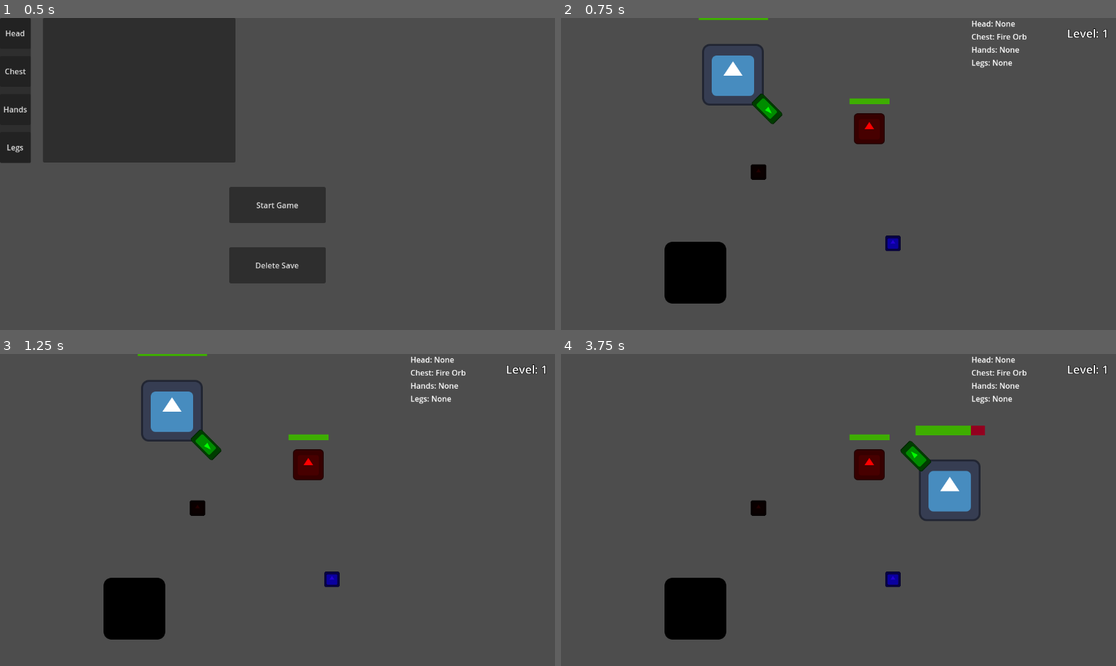
Above: before the commit, frames 1-4 (two rows, left to right).
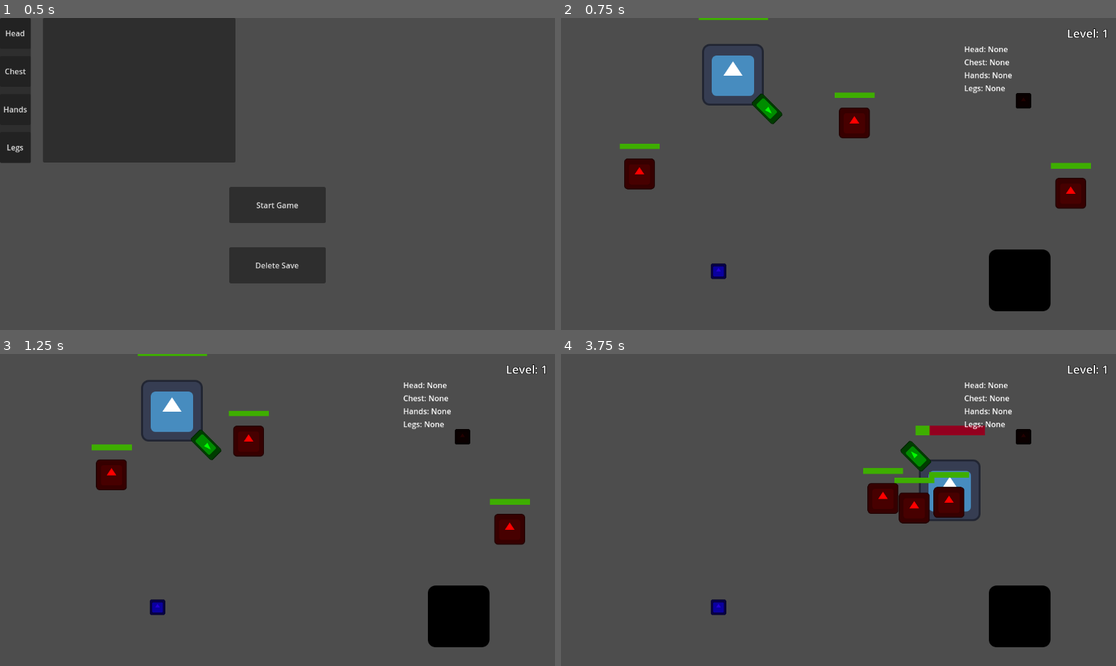
Above: after the commit, the same moments.

Repository: TRushton95/Aberration
Game: Godot game, scene res://app.tscn
Two runs of this game, one before a commit and one after it. Both use one fixed random seed, a clock stepped at 60 frames per second and the inputs below. The engine's default icon, where the game draws it, is replaced by a stand-in: a white triangle on a blue panel in a dark square.
Inputs:
- Up to frame 1 (0.5 s): no input
- Up to frame 2 (0.75 s): click "Start Game" at 0.5 s
- Up to frame 3 (1.25 s): no input
- Up to frame 4 (3.75 s): tap Enter (attack) at 1.25, 1.35, 2.1, 2.85, 3.6 s; hold D (move_right) 1.28-2.03 s; hold S (move_down) 2.03-2.78 s; hold D (move_right) 2.78-3.53 s; hold W (move_up) from 3.53 s (still down)

Frame 1 is identical in both runs. In frame 2, 7.7% of the frame differs, in the area x 10-96%, y 0-94%; in frame 3, 8.1%; in frame 4, 8.2%, in the area x 18-89%, y 0-94%.

Commit message:
Add enemy chasing

Diff:
--- a/src/game/entities/enemy/enemy.gd
+++ b/src/game/entities/enemy/enemy.gd
@@ -1,11 +1,19 @@
 extends Entity
 class_name Enemy
+
+const MOVE_SPEED : float = 200.0
 
 @export var _damage : int = 20
 
 @onready var _attack_cooldown_timer : Timer = $AttackCooldownTimer
 
 var _colliding_player : Player
+var _target : Player
+
+
+func _on_aggro_area_body_entered(body: Node2D) -> void:
+	if body is Player:
+		_target = body
 
 
 func _on_attack_cooldown_timer_timeout() -> void:
@@ -31,3 +39,12 @@
 
 func _on_health_vital_empty() -> void:
 	queue_free()
+
+
+func _process(delta: float) -> void:
+	if _target == null:
+		return
+
+	var direction : Vector2 = position.direction_to(_target.position)
+	velocity = direction * MOVE_SPEED
+	move_and_slide()
--- a/src/game/entities/enemy/enemy.tscn
+++ b/src/game/entities/enemy/enemy.tscn
@@ -10,6 +10,9 @@
 
 [sub_resource type="RectangleShape2D" id="RectangleShape2D_3hb6s"]
 size = Vector2(54, 54)
+
+[sub_resource type="CircleShape2D" id="CircleShape2D_mxnxk"]
+radius = 529.0
 
 [node name="Enemy" type="CharacterBody2D" node_paths=PackedStringArray("_health_vital", "_health_bar")]
 collision_layer = 4
@@ -45,7 +48,14 @@
 offset_bottom = -43.0
 scale = Vector2(0.577, 0.577)
 
+[node name="AggroArea" type="Area2D" parent="."]
+collision_layer = 0
+
+[node name="CollisionShape2D" type="CollisionShape2D" parent="AggroArea"]
+shape = SubResource("CircleShape2D_mxnxk")
+
 [connection signal="empty" from="HealthVital" to="." method="_on_health_vital_empty"]
 [connection signal="body_entered" from="Hurtbox" to="." method="_on_hurtbox_body_entered"]
 [connection signal="body_exited" from="Hurtbox" to="." method="_on_hurtbox_body_exited"]
 [connection signal="timeout" from="AttackCooldownTimer" to="." method="_on_attack_cooldown_timer_timeout"]
+[connection signal="body_entered" from="AggroArea" to="." method="_on_aggro_area_body_entered"]
--- a/src/game/game.gd
+++ b/src/game/game.gd
@@ -25,7 +25,6 @@
 
 
 func _ready() -> void:
-	_player.set_orb_slot(Enums.OrbSlot.CHEST, load("res://game/orbs/fire/fire_orb.tscn").instantiate())
 	set_orb_name_debug_labels()
 
 
--- a/src/game/game.tscn
+++ b/src/game/game.tscn
@@ -16,17 +16,23 @@
 [node name="Enemy" parent="." instance=ExtResource("3_h7iqs")]
 position = Vector2(640, 230)
 
+[node name="Enemy2" parent="." instance=ExtResource("3_h7iqs")]
+position = Vector2(140, 348)
+
+[node name="Enemy3" parent="." instance=ExtResource("3_h7iqs")]
+position = Vector2(1058, 364)
+
 [node name="OrbPickup" parent="." instance=ExtResource("4_4fuuu")]
 modulate = Color(1, 0, 0, 1)
-position = Vector2(410, 320)
+position = Vector2(960, 172)
 _orb_type_id = 1
 
 [node name="OrbPickup2" parent="." instance=ExtResource("4_4fuuu")]
-position = Vector2(689, 468)
+position = Vector2(327, 526)
 _orb_type_id = 2
 
 [node name="LevelExit" parent="." instance=ExtResource("6_dakft")]
-position = Vector2(279, 528)
+position = Vector2(952, 544)
 
 [node name="GameUI" parent="." instance=ExtResource("5_dxrkv")]
 
--- a/src/game/orbs/fire/fire_orb.tscn
+++ b/src/game/orbs/fire_orb/fire_orb.tscn
@@ -1,6 +1,6 @@
 [gd_scene load_steps=3 format=3 uid="uid://bu5f5awdhrx2w"]
 
-[ext_resource type="Script" uid="uid://w67uqaco6qi3" path="res://game/orbs/fire/fire_orb.gd" id="1_yyeci"]
+[ext_resource type="Script" uid="uid://w67uqaco6qi3" path="res://game/orbs/fire_orb/fire_orb.gd" id="1_yyeci"]
 [ext_resource type="Resource" uid="uid://b6cocgi7oal8h" path="res://shared/data/orb/fire_orb.tres" id="2_1c7ko"]
 
 [node name="FireOrb" type="Node"]
--- a/src/game/ui/game_ui.gd
+++ b/src/game/ui/game_ui.gd
@@ -3,11 +3,11 @@
 
 const ORB_LABEL_FORMAT : String = "%s: %s"
 
-@onready var _level_label : Label = $MarginContainer/LevelLabel
-@onready var _head_orb_label : Label = $VBoxContainer/HeadOrbLabel
-@onready var _chest_orb_label : Label = $VBoxContainer/ChestOrbLabel
-@onready var _hands_orb_label : Label = $VBoxContainer/HandsOrbLabel
-@onready var _legs_orb_label : Label = $VBoxContainer/LegsOrbLabel
+@onready var _level_label : Label = $MarginContainer/VBoxContainer2/LevelLabel
+@onready var _head_orb_label : Label = $MarginContainer/VBoxContainer2/VBoxContainer/HeadOrbLabel
+@onready var _chest_orb_label : Label = $MarginContainer/VBoxContainer2/VBoxContainer/ChestOrbLabel
+@onready var _hands_orb_label : Label = $MarginContainer/VBoxContainer2/VBoxContainer/HandsOrbLabel
+@onready var _legs_orb_label : Label = $MarginContainer/VBoxContainer2/VBoxContainer/LegsOrbLabel
 @onready var _orb_container_panel : GameUI_OrbContainerPanel = $OrbContainerPanel
 
 
--- a/src/game/ui/game_ui.tscn
+++ b/src/game/ui/game_ui.tscn
@@ -5,25 +5,6 @@
 
 [node name="GameUI" type="CanvasLayer"]
 script = ExtResource("1_2yi3t")
-
-[node name="VBoxContainer" type="VBoxContainer" parent="."]
-custom_minimum_size = Vector2(300, 0)
-offset_left = 1112.0
-offset_right = 1152.0
-offset_bottom = 104.0
-grow_horizontal = 0
-
-[node name="HeadOrbLabel" type="Label" parent="VBoxContainer"]
-layout_mode = 2
-
-[node name="ChestOrbLabel" type="Label" parent="VBoxContainer"]
-layout_mode = 2
-
-[node name="HandsOrbLabel" type="Label" parent="VBoxContainer"]
-layout_mode = 2
-
-[node name="LegsOrbLabel" type="Label" parent="VBoxContainer"]
-layout_mode = 2
 
 [node name="OrbContainerPanel" parent="." instance=ExtResource("2_6fwhv")]
 
@@ -38,9 +19,29 @@
 theme_override_constants/margin_top = 15
 theme_override_constants/margin_right = 15
 
-[node name="LevelLabel" type="Label" parent="MarginContainer"]
+[node name="VBoxContainer2" type="VBoxContainer" parent="MarginContainer"]
+layout_mode = 2
+
+[node name="LevelLabel" type="Label" parent="MarginContainer/VBoxContainer2"]
 layout_mode = 2
 theme_override_colors/font_outline_color = Color(0, 0, 0, 1)
 theme_override_constants/outline_size = 4
 theme_override_font_sizes/font_size = 24
 text = "Level: 1"
+horizontal_alignment = 2
+
+[node name="VBoxContainer" type="VBoxContainer" parent="MarginContainer/VBoxContainer2"]
+custom_minimum_size = Vector2(300, 0)
+layout_mode = 2
+
+[node name="HeadOrbLabel" type="Label" parent="MarginContainer/VBoxContainer2/VBoxContainer"]
+layout_mode = 2
+
+[node name="ChestOrbLabel" type="Label" parent="MarginContainer/VBoxContainer2/VBoxContainer"]
+layout_mode = 2
+
+[node name="HandsOrbLabel" type="Label" parent="MarginContainer/VBoxContainer2/VBoxContainer"]
+layout_mode = 2
+
+[node name="LegsOrbLabel" type="Label" parent="MarginContainer/VBoxContainer2/VBoxContainer"]
+layout_mode = 2
Not shown: 1 places in src/game/entities/enemy/enemy.tscn that only renumber resources
Renamed: src/game/orbs/fire/fire_orb.gd -> src/game/orbs/fire_orb/fire_orb.gd
Renamed: src/game/orbs/fire/fire_orb.gd.uid -> src/game/orbs/fire_orb/fire_orb.gd.uid
